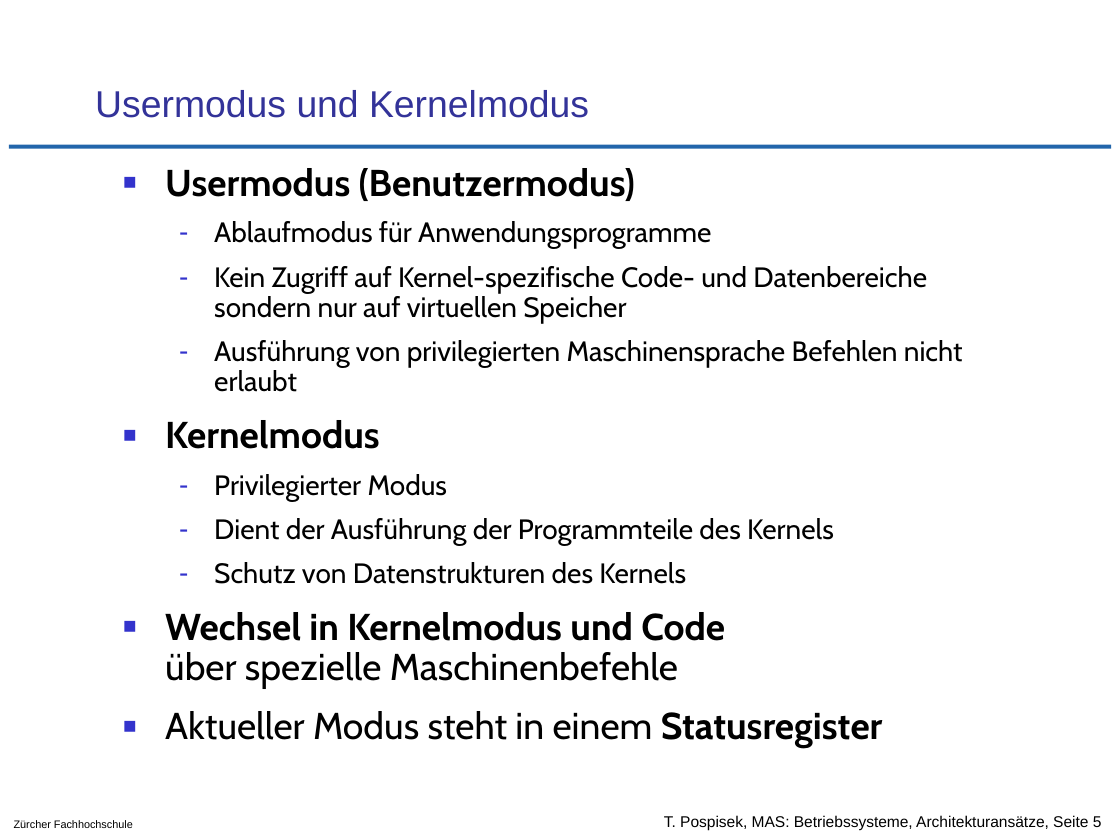
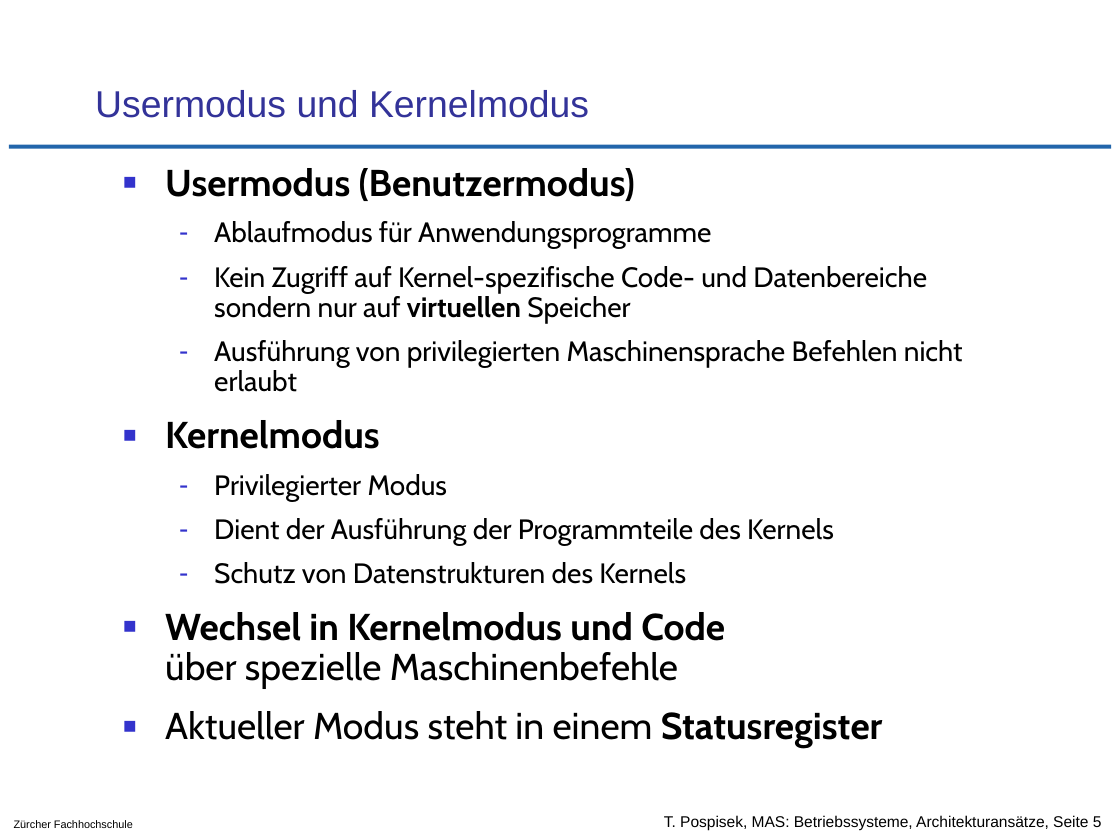
Before and after one commit to tpo/betriebssysteme, a slide deck: slide 5 of 02-2_Architekturansätze.odp. Drawn at 1120x840 pixels with LibreOffice and Linux fonts; fonts in the diff are those of the drawing; background and template pictures are left out. Boxes give left, top, right and bottom in pixels: in the first picture for what was removed or moved away, otherwise in the second. Text is boxed around its words. In the diff, an @@ line names an element or a change of style, - is before the commit and + after.

Commit message:
kleinere Änderungen
* S. 5  virtuellen Speicher hervogehoben
* S. 22 besseres Bild von Peer to Peer aus Mandl eingefügt
* S. 24 Aussage im ersten Satz richtiger gemacht

```diff
--- a/02-2_Architekturansätze.odp
+++ b/02-2_Architekturansätze.odp
@@ text at (214,266,927,323): bold on in "virtuellen" @@
```
Also in this commit, not shown: 2 other slides changed.
